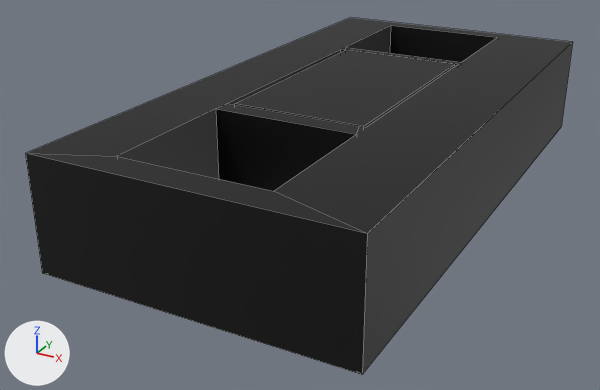
The Blender file BlenderModels/Motel/Interior/VHSTapes.blend, before and after one commit.
Both versions are drawn from a camera (50 mm lens) standing at (0.138, -0.299, 0.14) and looking at (-0.015, -0.019, 0.0). Lighting does not change. The marker at lower left points along +X, +Y and +Z. The picture after the commit comes second. Mesh edges are drawn as thin lines.

In view in the first picture: 'VHSTapes'.
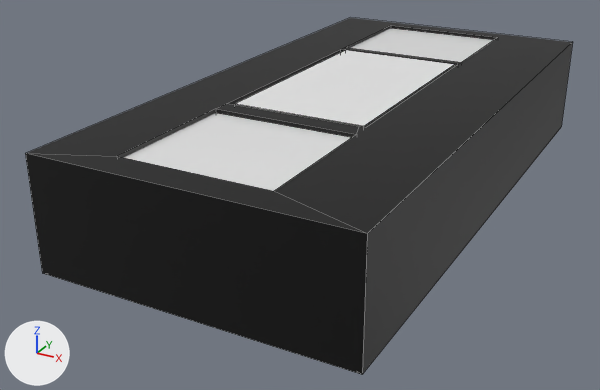
Pixel boxes [x1, y1, x2, y2] of what changed, in the pictures (600 x 390 px):
'VHSGlass', added: after [124, 28, 493, 191]
part 1 of me_cube_002, recoloured (black to white): [236, 50, 455, 126] in both

What the commit changed:
Material 'VHSDetail' (mat_vhsdetail) is new.
Its base color is (0.8, 0.8, 0.8) (white #e7e7e7).
Material 'VHSGlass' (mat_vhsglass) is new.
Its base color is (0.8, 0.8, 0.8) (white #e7e7e7).
Its roughness is 0.0.
me_cube_002 has 41 vertices, 30 faces and spans x -1.0..1.0, y -1.0..1.0, z 0.0..2.0.
me_cube_002 is used by ob_vhstapes; location (0.0, 0.0, 0.0); scale (0.0605, 0.121, 0.022).
me_cube_002 part 1: the 1 face centred in x -0.05, y 0.04, z 2.0 switches from mat_material (black #000000) to mat_vhsdetail (white #e7e7e7).
me_cube_002 gains material mat_vhsdetail (white #e7e7e7).
Mesh me_cube_004 is new.
It consists of a box spanning x -1.0..1.0, y -1.0..1.0, z -1.0..1.0; a box spanning x -1.0..1.0, y 4.9..6.9, z -1.0..1.0; a box spanning x -1.0..1.0, y 4.9..6.9, z 21.8..23.8; a box spanning x -1.0..1.0, y -1.0..1.0, z 21.8..23.8.
It uses material mat_vhsglass (white #e7e7e7).
Object 'VHSGlass' (ob_vhsglass) is new; it shows me_cube_004.
Its location is (-0.0027, -0.0802, 0.0409).
Its scale is (0.0323, 0.028, -0.00158).
